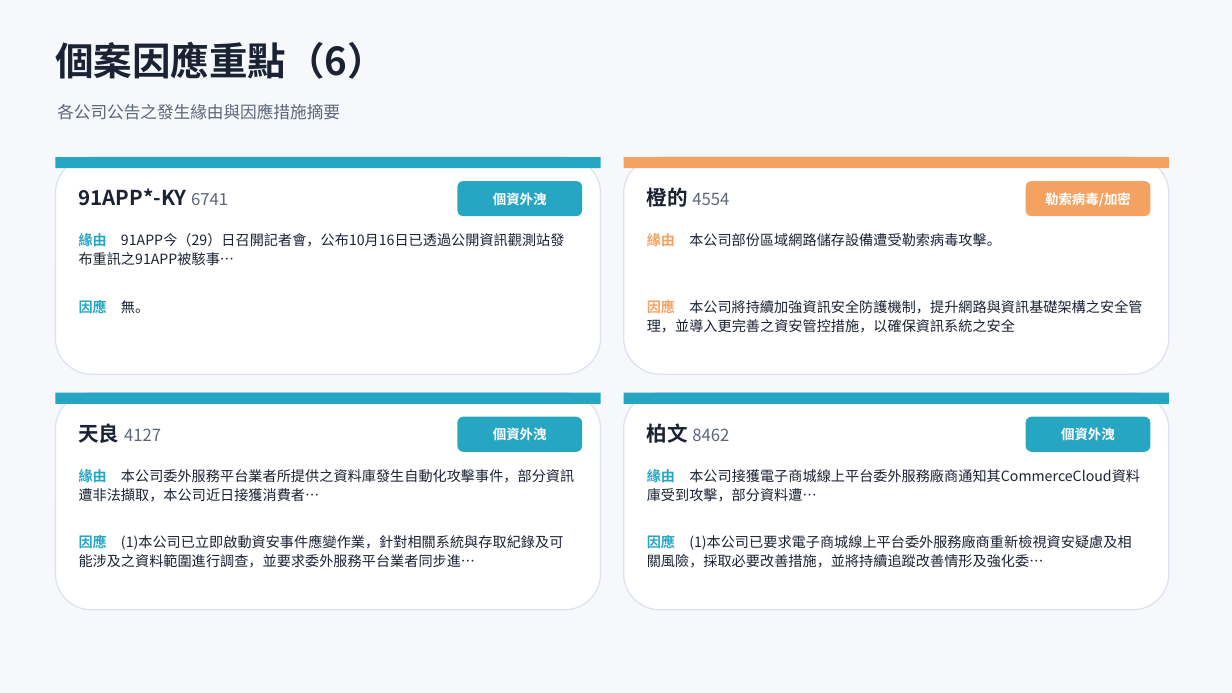
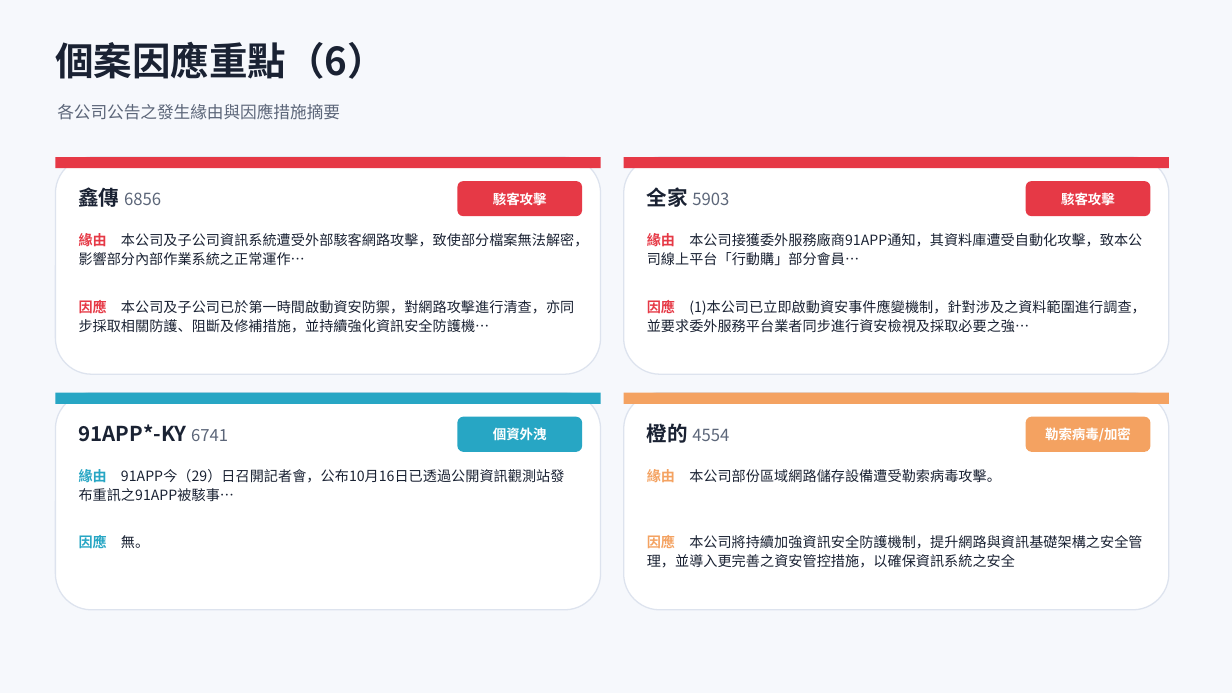
Before and after one commit to Johnnylin77/mops-isec-monitor, a slide deck: slide 11 of 資安事件因應分析.pptx. Drawn at 1232x693 pixels with LibreOffice and Linux fonts; fonts in the diff are those of the drawing. Boxes give left, top, right and bottom in pixels: in the first picture for what was removed or moved away, otherwise in the second. Text is boxed around its words. In the diff, an @@ line names an element or a change of style, - is before the commit and + after.

```diff
--- a/資安事件因應分析.pptx
+++ b/資安事件因應分析.pptx
@@ rectangle at <box>55,157,601,168</box>: fill #27A6C4 to #E63946 @@
@@ rectangle at <box>624,157,1169,168</box>: fill #F4A261 to #E63946 @@
@@ text at <box>79,185,161,211</box>: text changed; size 16 to 13 pt; text colour #1A2233 to #5C6679; bold off @@
-91APP*-KY 6741
+鑫傳 6856
@@ rounded rectangle at <box>457,181,582,216</box>: fill #27A6C4 to #E63946 @@
@@ text at <box>493,192,547,205</box>: text changed @@
-個資外洩
+駭客攻擊
@@ text at <box>647,187,729,207</box>: text changed @@
-橙的 4554
+全家 5903
@@ rounded rectangle at <box>1026,181,1151,216</box>: fill #F4A261 to #E63946 @@
@@ text at <box>1061,192,1115,205</box>: text changed @@
-勒索病毒/加密
+駭客攻擊
@@ text at <box>79,231,588,265</box>: text changed @@
-緣由 91APP今（29）日召開記者會，公布10月16日已透過公開資訊觀測站發布重訊之91APP被駭事…
+緣由 本公司及子公司資訊系統遭受外部駭客網路攻擊，致使部分檔案無法解密，影響部分內部作業系統之正常運作…
@@ text at <box>647,231,1142,266</box>: text changed @@
-緣由 本公司部份區域網路儲存設備遭受勒索病毒攻擊。
+緣由 本公司接獲委外服務廠商91APP通知，其資料庫遭受自動化攻擊，致本公司線上平台「行動購」部分會員…
@@ text at <box>79,298,574,333</box>: text changed; text colour #27A6C4 to #1A2233; bold off @@
-因應 無。
+因應 本公司及子公司已於第一時間啟動資安防禦，對網路攻擊進行清查，亦同步採取相關防護、阻斷及修補措施，並持續強化資訊安全防護機…
@@ text at <box>647,298,1146,332</box>: text changed @@
-因應 本公司將持續加強資訊安全防護機制，提升網路與資訊基礎架構之安全管理，並導入更完善之資安管控措施，以確保資訊系統之安全
+因應 (1)本公司已立即啟動資安事件應變機制，針對涉及之資料範圍進行調查，並要求委外服務平台業者同步進行資安檢視及採取必要之強…
@@ rectangle at <box>624,393,1169,404</box>: fill #27A6C4 to #F4A261 @@
@@ rounded rectangle at <box>1026,417,1151,452</box>: fill #27A6C4 to #F4A261 @@
@@ text at <box>79,424,228,442</box>: text changed; size 13 to 16 pt; text colour #5C6679 to #1A2233; bold on @@
-天良 4127
+91APP*-KY 6741
@@ text at <box>647,423,729,443</box>: text changed @@
-柏文 8462
+橙的 4554
@@ text at <box>1045,427,1131,442</box>: text changed @@
-個資外洩
+勒索病毒/加密
@@ text at <box>79,467,564,485</box>: text changed @@
-緣由 本公司委外服務平台業者所提供之資料庫發生自動化攻擊事件，部分資訊遭非法擷取，本公司近日接獲消費者…
+緣由 91APP今（29）日召開記者會，公布10月16日已透過公開資訊觀測站發布重訊之91APP被駭事…
@@ text at <box>647,467,1001,485</box>: text changed @@
-緣由 本公司接獲電子商城線上平台委外服務廠商通知其CommerceCloud資料庫受到攻擊，部分資料遭…
+緣由 本公司部份區域網路儲存設備遭受勒索病毒攻擊。
@@ text at <box>79,533,149,551</box>: text changed; text colour #1A2233 to #27A6C4; bold on @@
-因應 (1)本公司已立即啟動資安事件應變作業，針對相關系統與存取紀錄及可能涉及之資料範圍進行調查，並要求委外服務平台業者同步進…
+因應 無。
@@ text at <box>647,533,1142,568</box>: text changed @@
-因應 (1)本公司已要求電子商城線上平台委外服務廠商重新檢視資安疑慮及相關風險，採取必要改善措施，並將持續追蹤改善情形及強化委…
+因應 本公司將持續加強資訊安全防護機制，提升網路與資訊基礎架構之安全管理，並導入更完善之資安管控措施，以確保資訊系統之安全
```
Also in this commit, not shown: 11 other slides changed, 2 other files.
